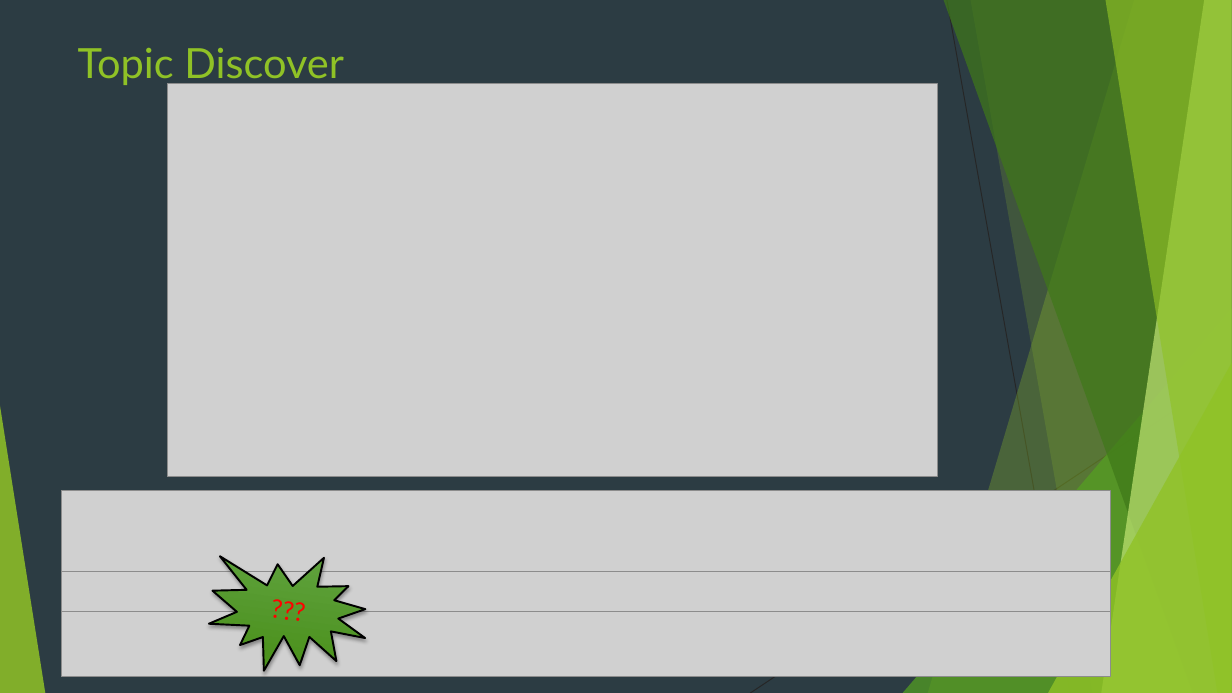
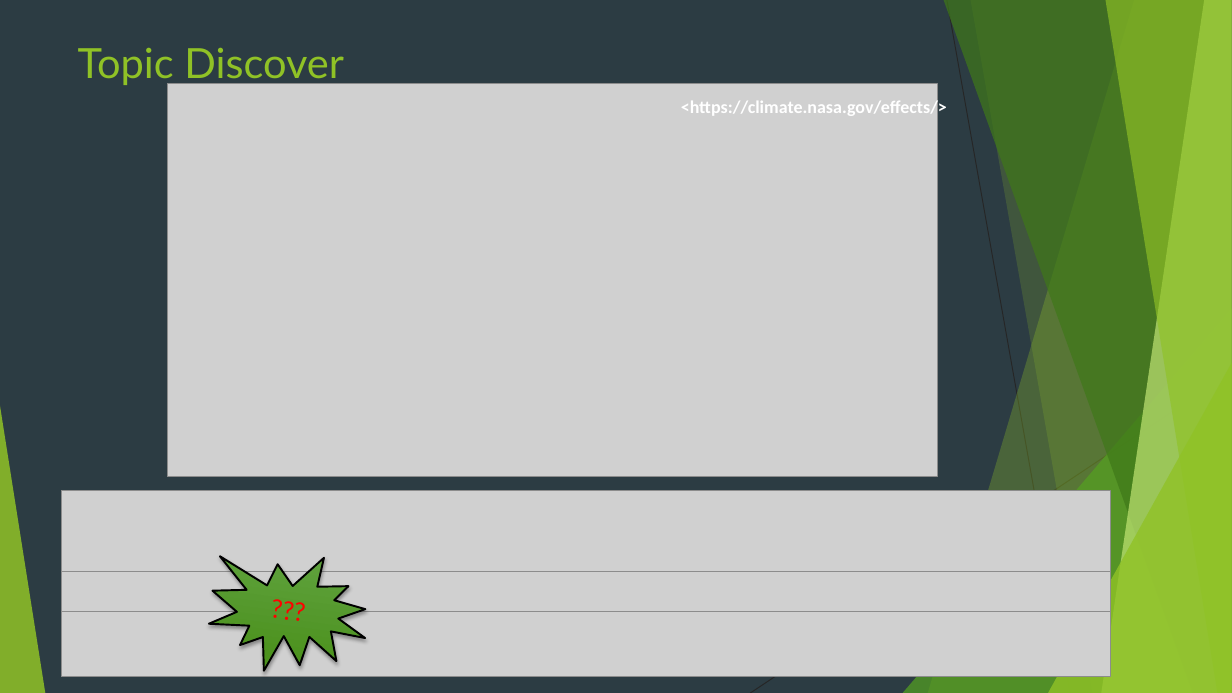
Before and after one commit to henryle-n/Hurricane-History-Analysis, a slide deck: slide 3 of Team_4_Proj_1.pptx. Drawn at 1232x693 pixels with LibreOffice and Linux fonts; fonts in the diff are those of the drawing; grey boxes stand for pictures. Boxes give left, top, right and bottom in pixels: in the first picture for what was removed or moved away, otherwise in the second. Text is boxed around its words. In the diff, an @@ line names an element or a change of style, - is before the commit and + after.

Commit message:
update Readme, NASA Pic

```diff
--- a/Team_4_Proj_1.pptx
+++ b/Team_4_Proj_1.pptx
@@ text added at box(681, 99, 947, 119), 14 pt, text #FFFFFF, bold @@
+<https://climate.nasa.gov/effects/>
```
